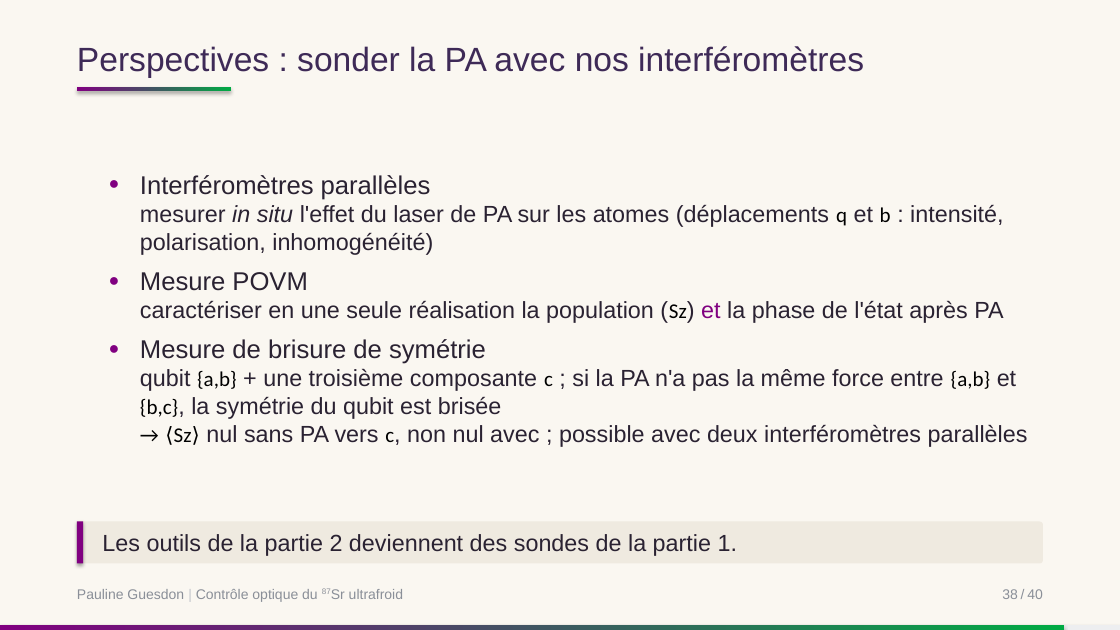
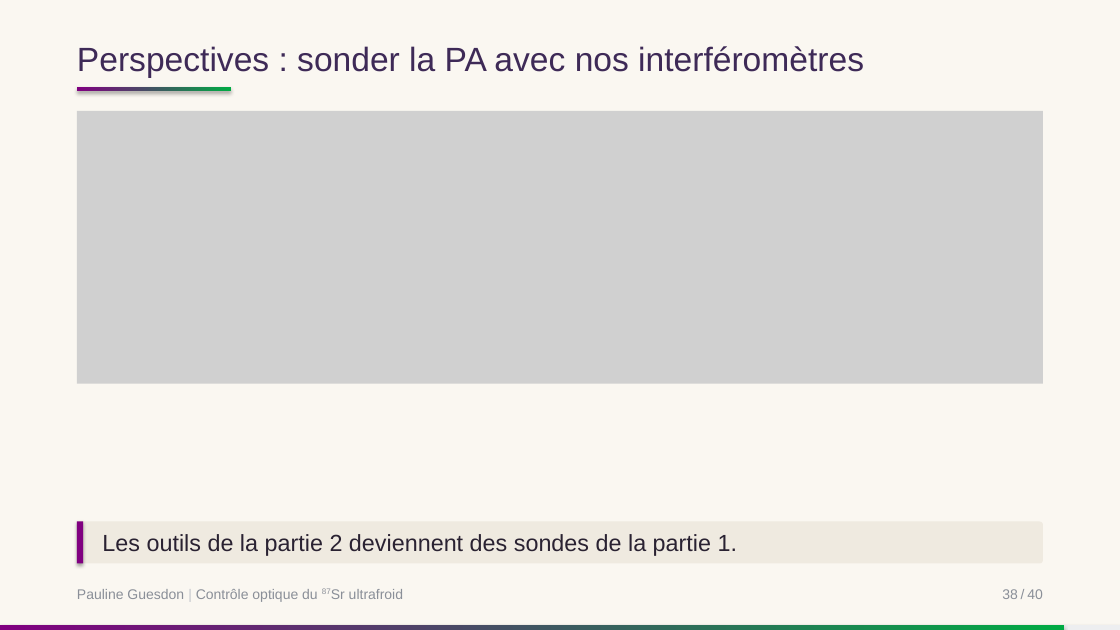
Before and after one commit to PaulineGuesdon/Inchallah-lui-il-marche, a slide deck: slide 43 of Soutenance/soutenance.pptx (slide 44 before the commit). Drawn at 1120x630 pixels with LibreOffice and Linux fonts; fonts in the diff are those of the drawing; grey boxes stand for pictures. Boxes give left, top, right and bottom in pixels: in the first picture for what was removed or moved away, otherwise in the second. Text is boxed around its words. In the diff, an @@ line names an element or a change of style, - is before the commit and + after.

```diff
--- a/Soutenance/soutenance.pptx
+++ b/Soutenance/soutenance.pptx
@@ picture added at box(77, 111, 1044, 384) @@
@@ text removed at box(140, 175, 1028, 447) @@
-● Interféromètres parallèles
-  mesurer in situ l'effet du laser de PA sur les atomes (déplacements q et b : intensité, polarisation, inhomogénéité)
-● Mesure POVM
-  caractériser en une seule réalisation la population (Sz) et la phase de l'état après PA
-● Mesure de brisure de symétrie
-  qubit {a,b} + une troisième composante c ; si la PA n'a pas la même force entre {a,b} et {b,c}, la symétrie du qubit est brisée
-  → ⟨Sz⟩ nul sans PA vers c, non nul avec ; possible avec deux interféromètres parallèles
```
Also in this commit, not shown: 29 other slides changed, 1 slide added, 2 slides removed, 6 other files.
